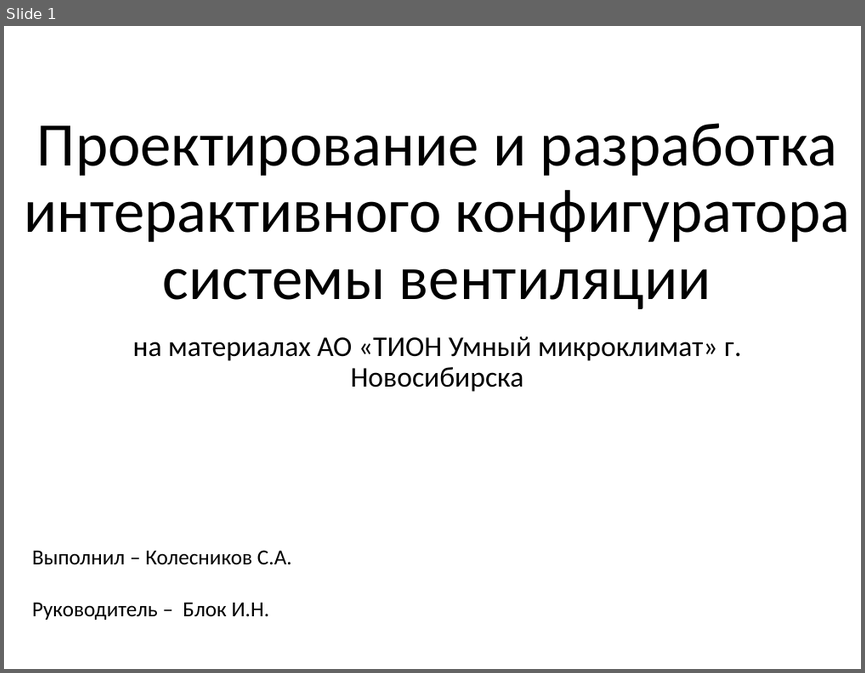
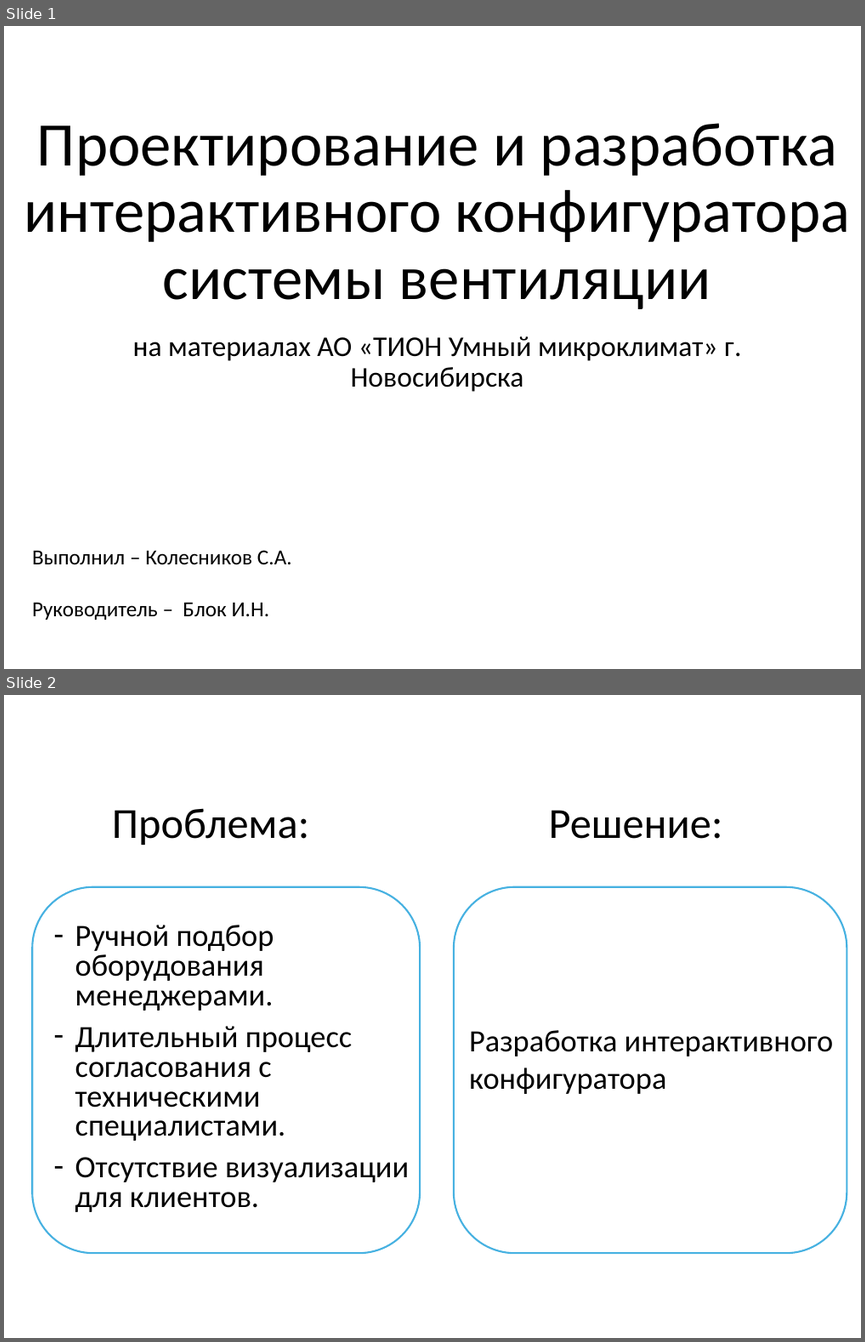
Before and after one commit to SergeiK99/interconfig, a slide deck: Презентация.pptx. Shown one above the other, each under a label of ours: slide 1 before the commit, slides 1 and 2 after it. The pictures are 865x673 and 865x1342 pixels, drawn with LibreOffice and Linux fonts; fonts in the diff are those of the drawing. Boxes give left, top, right and bottom in pixels: in the first picture for what was removed or moved away, otherwise in the second. Text is boxed around its words. In the diff, an @@ line names an element or a change of style, - is before the commit and + after.

```diff
--- a/Презентация.pptx
+++ b/Презентация.pptx
@@ slide 2 added at (4,695,861,1338), background #FFFFFF @@
@@ text added at (75,808,409,1212), 26 pt, text #000000 @@
+Проблема:
+– Ручной подбор оборудования менеджерами.
+– Длительный процесс согласования с техническими специалистами.
+– Отсутствие визуализации для клиентов.
@@ text added at (549,810,723,839), 36 pt, text #000000 @@
+Решение:
@@ rounded rectangle added at (32,887,420,1253), fill #FFFFFF, outline #46B1E1 1.5 pt @@
@@ rounded rectangle added at (454,887,847,1253), fill #FFFFFF, outline #46B1E1 1.5 pt @@
@@ text added at (469,1030,834,1094), 26 pt, text #000000 @@
+Разработка интерактивного конфигуратора
```
Also in this commit, not shown: 3 slides changed, 1 slide removed.
